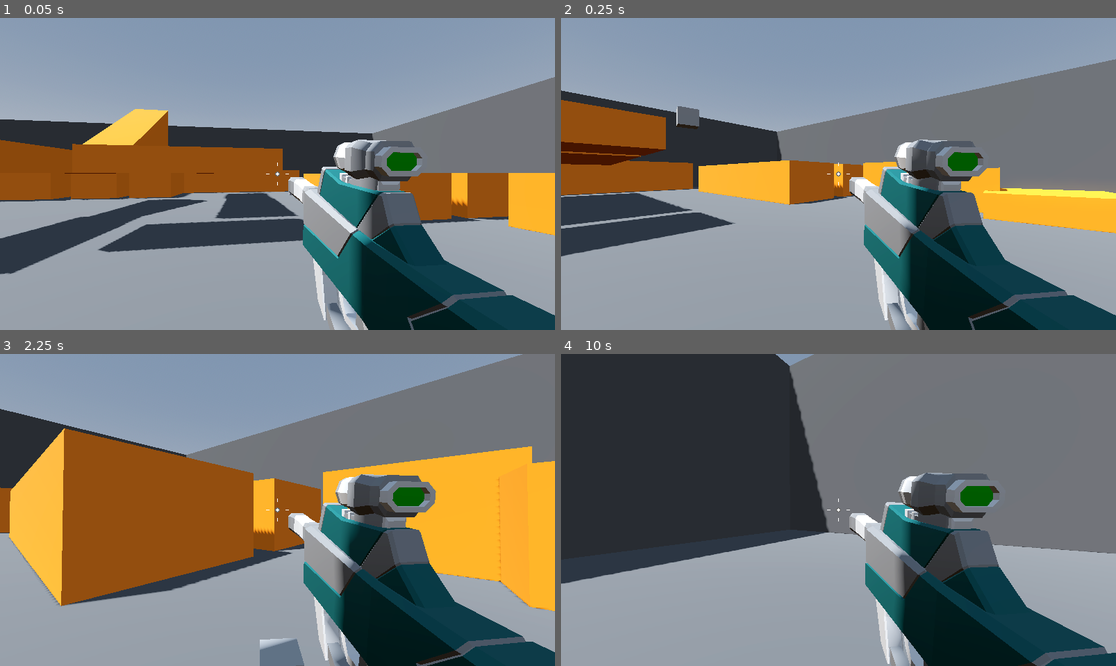
Above: before the commit, frames 1-4 (two rows, left to right).
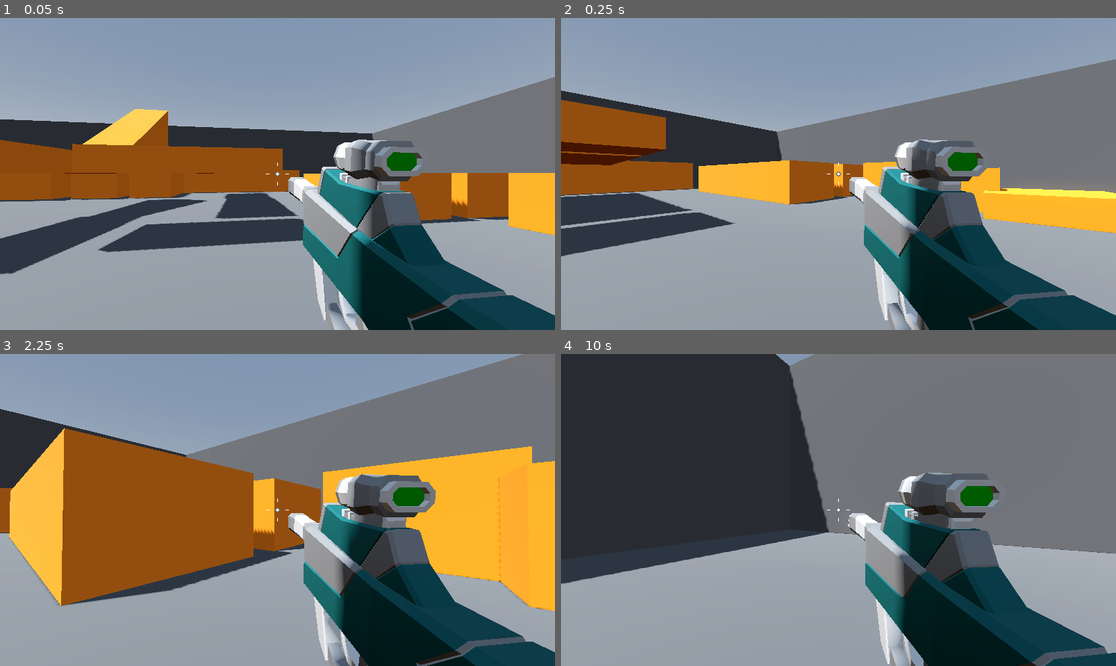
Above: after the commit, the same moments.

Repository: JorgeVelascoGames/FPS-template
Game: Godot game, scene res://Levels/Sandbox.tscn
The game is run twice, just before and just after one commit, with the same random seed, the same clock (stepped at 60 frames per second) and the same inputs.
Inputs (mouse positions are in pixels of both pictures, inside the frame that each line leads up to):
- Up to frame 1 (0.05 s): no input
- Up to frame 2 (0.25 s): no input
- Up to frame 3 (2.25 s): move the mouse to (305, 510) at 0.52 s; press the mouse at (305, 510) at 0.53 s; hold W (move_forward) from 0.53 s (still down); tap Space (jump) at 0.77, 1.52 s; move the mouse to (249, 510) at 1.27 s; release the mouse at (249, 510) at 1.28 s; click (249, 510) at 1.35 s; move the mouse to (288, 503) at 2.02 s; press the mouse at (288, 503) at 2.03 s
- Up to frame 4 (10 s): move the mouse to (832, 516) at 2.77 s; release the mouse at (832, 516) at 2.78 s; click (832, 516) at 2.85 s; tap Space (jump) at 3.02, 3.77, 4.52, 6.02, 6.77, 7.52, 9.02, 9.77 s; move the mouse to (877, 513) at 3.52 s; press the mouse at (877, 513) at 3.53 s; move the mouse to (794, 506) at 4.27 s; release the mouse at (794, 506) at 4.28 s; click (794, 506) at 4.35 s; move the mouse to (844, 510) at 5.02 s; press the mouse at (844, 510) at 5.03 s; move the mouse to (816, 503) at 5.77 s; release W (move_forward) at 5.78 s; release the mouse at (816, 503) at 5.78 s; hold D (move_right) 5.78-6.53 s; click (816, 503) at 5.85 s; move the mouse to (866, 510) at 6.52 s; press the mouse at (866, 510) at 6.53 s; hold W (move_forward) 6.53-8.78 s; move the mouse to (810, 510) at 7.27 s; release the mouse at (810, 510) at 7.28 s; click (810, 510) at 7.35 s; move the mouse to (849, 503) at 8.02 s; press the mouse at (849, 503) at 8.03 s; move the mouse to (832, 516) at 8.77 s; release the mouse at (832, 516) at 8.78 s; hold A (move_left) 8.78-9.53 s; click (832, 516) at 8.85 s; move the mouse to (877, 513) at 9.52 s; press the mouse at (877, 513) at 9.53 s; hold W (move_forward) from 9.53 s (still down)

The runs differ from the first frame. In frame 1, less than 0.1% of the frame differs, in the area x 52-53%, y 55-57%; in frame 2, 0.3%; in frame 3, 0.6%, in the area x 46-55%, y 91-100%; in frame 4, less than 0.1%.

Commit message:
-Weapon particles finished

Diff:
--- a/weapons/hitscan_weapon.gd
+++ b/weapons/hitscan_weapon.gd
@@ -5,6 +5,7 @@
 @export var fire_rate :float = 14.0
 @export var recoil :float = 0.05
 @export var weapon_mesh : Node3D
+@export var muzzle_flash: GPUParticles3D
 
 @onready var cooldown_timer: Timer = $CooldownTimer
 @onready var weapon_mesh_init_position : Vector3 = weapon_mesh.position
@@ -21,6 +22,7 @@
 
 
 func shoot() -> void:
+	muzzle_flash.restart()
 	weapon_mesh.position.z += recoil
 	cooldown_timer.start(1.0/ fire_rate)
 
--- a/weapons/smg_weapon.tscn
+++ b/weapons/smg_weapon.tscn
@@ -1,22 +1,51 @@
-[gd_scene load_steps=5 format=3 uid="uid://djc7a37f3h0ne"]
+[gd_scene load_steps=8 format=3 uid="uid://djc7a37f3h0ne"]
 
 [ext_resource type="PackedScene" uid="uid://db8mi152yn4gx" path="res://weapons/hitscan_weapon.tscn" id="1_gcfl4"]
 [ext_resource type="PackedScene" uid="uid://c7pdmnd346ave" path="res://weapons/SMG.glb" id="2_mpivm"]
 
+[sub_resource type="StandardMaterial3D" id="StandardMaterial3D_180js"]
+emission_enabled = true
+emission = Color(1, 1, 1, 1)
+emission_energy_multiplier = 3.0
+
+[sub_resource type="Curve" id="Curve_42odn"]
+_data = [Vector2(0.00701755, 1), 0.0, 0.0, 0, 0, Vector2(1, 0), 0.0, 0.0, 0, 0]
+point_count = 2
+
+[sub_resource type="CurveTexture" id="CurveTexture_56ila"]
+curve = SubResource("Curve_42odn")
+
 [sub_resource type="ParticleProcessMaterial" id="ParticleProcessMaterial_fmph4"]
+direction = Vector3(0, 0, -1)
+spread = 9.231
+initial_velocity_min = 6.0
+initial_velocity_max = 8.0
+gravity = Vector3(0, 0, 0)
+scale_curve = SubResource("CurveTexture_56ila")
 
 [sub_resource type="BoxMesh" id="BoxMesh_8bigi"]
 size = Vector3(0.1, 0.1, 0.1)
 
-[node name="SMGWeapon" node_paths=PackedStringArray("weapon_mesh") instance=ExtResource("1_gcfl4")]
+[node name="SMGWeapon" node_paths=PackedStringArray("weapon_mesh", "muzzle_flash") instance=ExtResource("1_gcfl4")]
+weapon_damage = 10
+fire_rate = 14.0
+recoil = 0.05
 weapon_mesh = NodePath("SMG")
+muzzle_flash = NodePath("MuzzleFlash")
 
 [node name="SMG" parent="." index="1" instance=ExtResource("2_mpivm")]
 transform = Transform3D(0.992546, 0.0127388, 0.121202, 0, 0.994522, -0.104528, -0.121869, 0.103749, 0.987109, 0.27, -0.245, -0.415)
 
-[node name="GPUParticles3D" type="GPUParticles3D" parent="." index="3"]
-transform = Transform3D(1, 0, 0, 0, 1, 0, 0, 0, 1, 0.137044, -0.0897435, -1.50168)
+[node name="MuzzleFlash" type="GPUParticles3D" parent="." index="3"]
+transform = Transform3D(1, 0, 0, 0, 1, 0, 0, 0, 1, 0.137044, -0.0897435, -1.50696)
+material_override = SubResource("StandardMaterial3D_180js")
+cast_shadow = 0
+emitting = false
+lifetime = 0.07
+one_shot = true
 explosiveness = 1.0
+fixed_fps = 60
 visibility_aabb = AABB(-3.57688, -4, -4, 7.15377, 8, 8)
+local_coords = true
 process_material = SubResource("ParticleProcessMaterial_fmph4")
 draw_pass_1 = SubResource("BoxMesh_8bigi")
